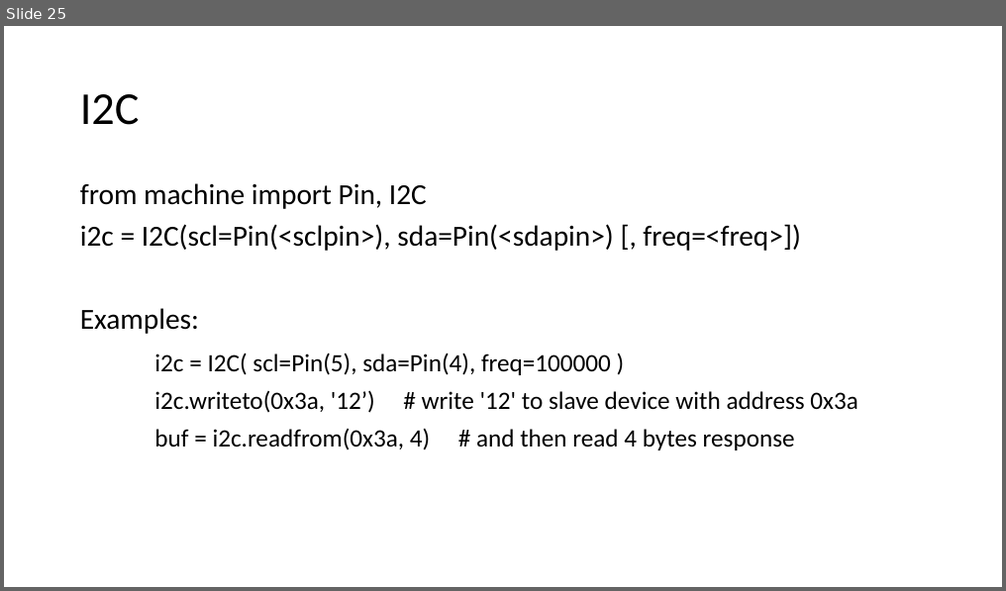
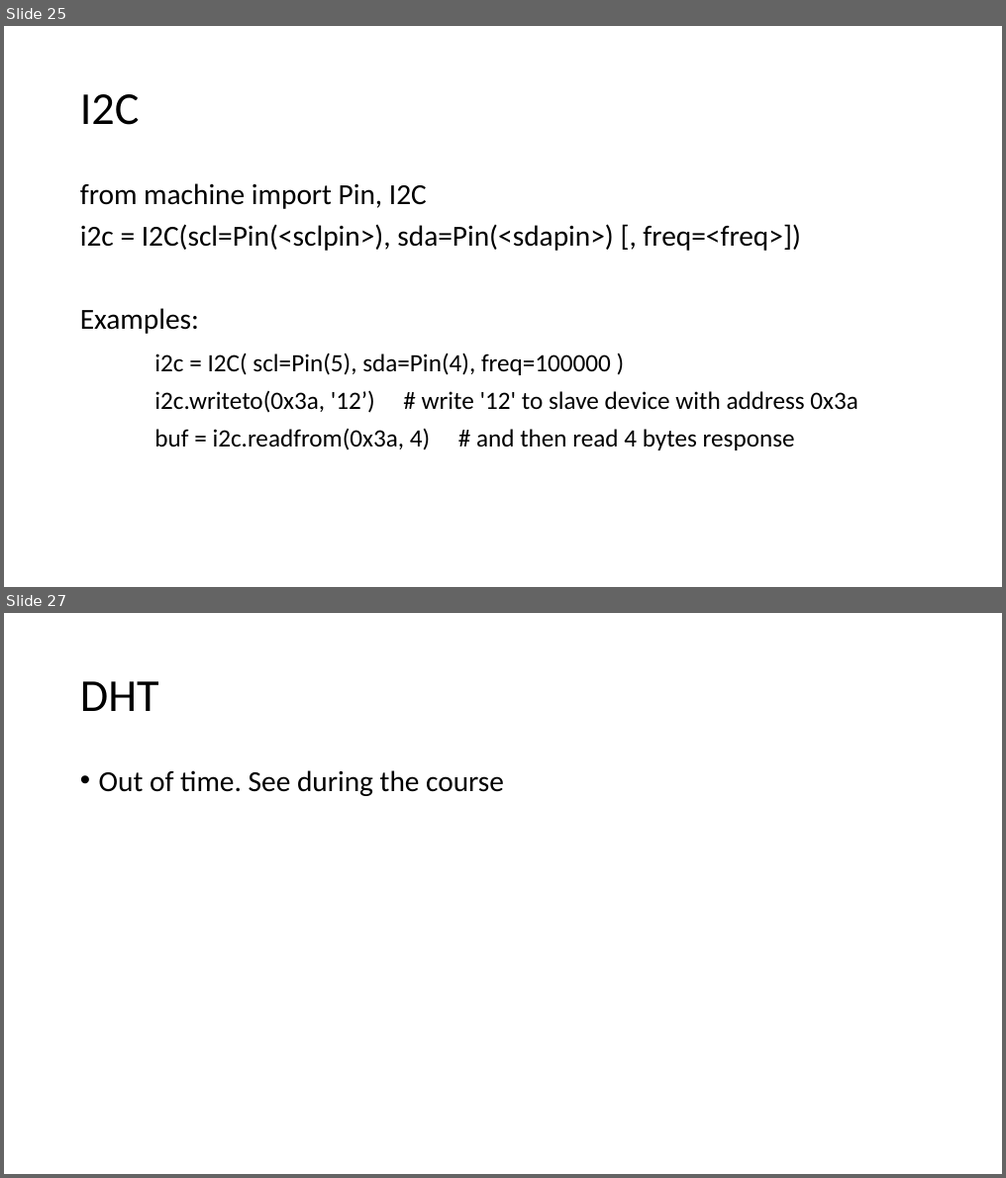
Before and after one commit to sensemakersamsterdam/micropython, a slide deck: MicroPython.pptx. Shown one above the other, each under a label of ours: slide 25 before the commit, slides 25 and 27 after it; the slides between them are not shown. The pictures are 1006x591 and 1006x1178 pixels, drawn with LibreOffice and Linux fonts; fonts in the diff are those of the drawing. Boxes give left, top, right and bottom in pixels: in the first picture for what was removed or moved away, otherwise in the second. Text is boxed around its words. In the diff, an @@ line names an element or a change of style, - is before the commit and + after.

```diff
--- a/MicroPython.pptx
+++ b/MicroPython.pptx
@@ slide 27 added at box(4, 613, 1002, 1174), background #FFFFFF @@
@@ title added at box(80, 681, 159, 711), 44 pt, text #000000 @@
+DHT
@@ text added at box(99, 770, 504, 796), 28 pt, text #000000 @@
+• Out of time. See during the course
```
Also in this commit, not shown: 1 other slide added.
